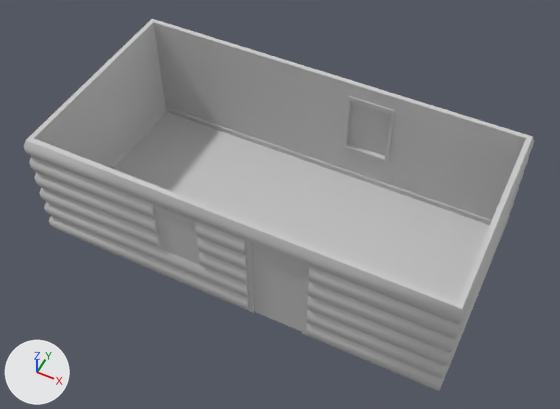
Two versions of the FBX model 3D-DATA-ZombieBeaverSpil/Assets/3DModels/HouseSetup01.FBX, one commit apart.
Camera for both pictures: a 50 mm camera at (4.61, -9.22, 12.23) aimed at (0.07, -0.13, 0.86). The lights are fixed; the arrows at lower left show +X, +Y and +Z. Where no turn or scale is listed for an object, it has been applied to the vertices.

Script lines for the objects in view, before the commit:
```python
me_mesh = bpy.data.meshes.new('Mesh')
me_mesh.from_pydata(...)  # 612 vertices, 782 faces; spans x -4.15..4.15, y -2.15..2.15, z 0.0..2.5
me_mesh.materials.append(mat_material__252)  # its picture is missing
ob_box001 = bpy.data.objects.new('Box001', me_mesh)
ob_box001.location = (0.0, 0.0, 0.0)
```
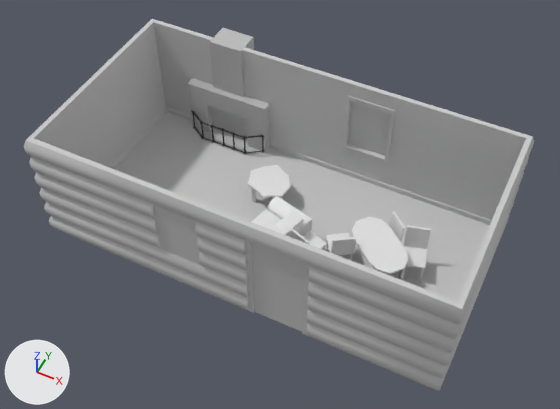
The newer file is also turned or shifted as a whole; pictures and numbers use the older file's frame.

Location of each change, (x1, y1, x2, y2) in pixels of the pictures (560 x 409 px):
'Props_Room01', added: after (247, 165, 431, 281)
'Pejs001', added: after (188, 28, 270, 155)
    faces in mat_material__2 (grey #bcbcbc): (188, 28, 270, 155)
    faces in mat_material__3 (black #303030): (191, 111, 265, 154)

The change in detail:
Material 'Material #2' (mat_material__2) is new.
Its base color is (0.502, 0.502, 0.502) (grey #bcbcbc).
Its roughness is 0.859.
Material 'Material #3' (mat_material__3) is new.
Its base color is (0.03, 0.03, 0.03) (black #303030).
Its roughness is 0.6.
Mesh me_mesh_1 is new.
It has 228 vertices, 316 faces and spans x -0.95..0.95, y -0.38..0.86, z -0.02..2.5.
Faces by material slot: [52, 264].
It uses material mat_material__2 (grey #bcbcbc).
It uses material mat_material__3 (black #303030).
Mesh me_mesh_001 is new.
It has 500 vertices, 864 faces and spans x -0.48..3.63, y -2.6..0.49, z -0.5..0.44.
Object 'Pejs001' (ob_pejs001) is new; it shows me_mesh_1.
Its location is (-2.2, 1.9, 0.0).
Object 'Props_Room01' (ob_props_room01) is new; it shows me_mesh_001.
Its location is (-0.55, 0.62, 0.5).
